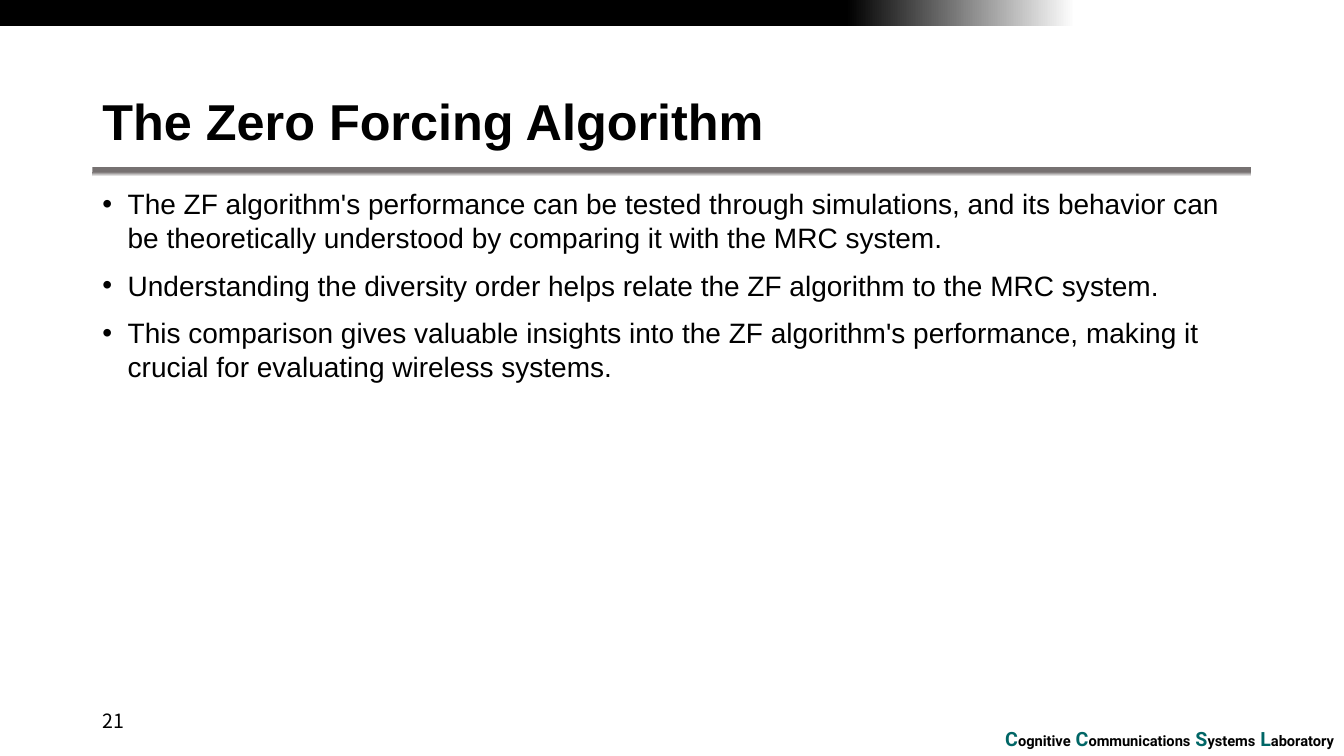
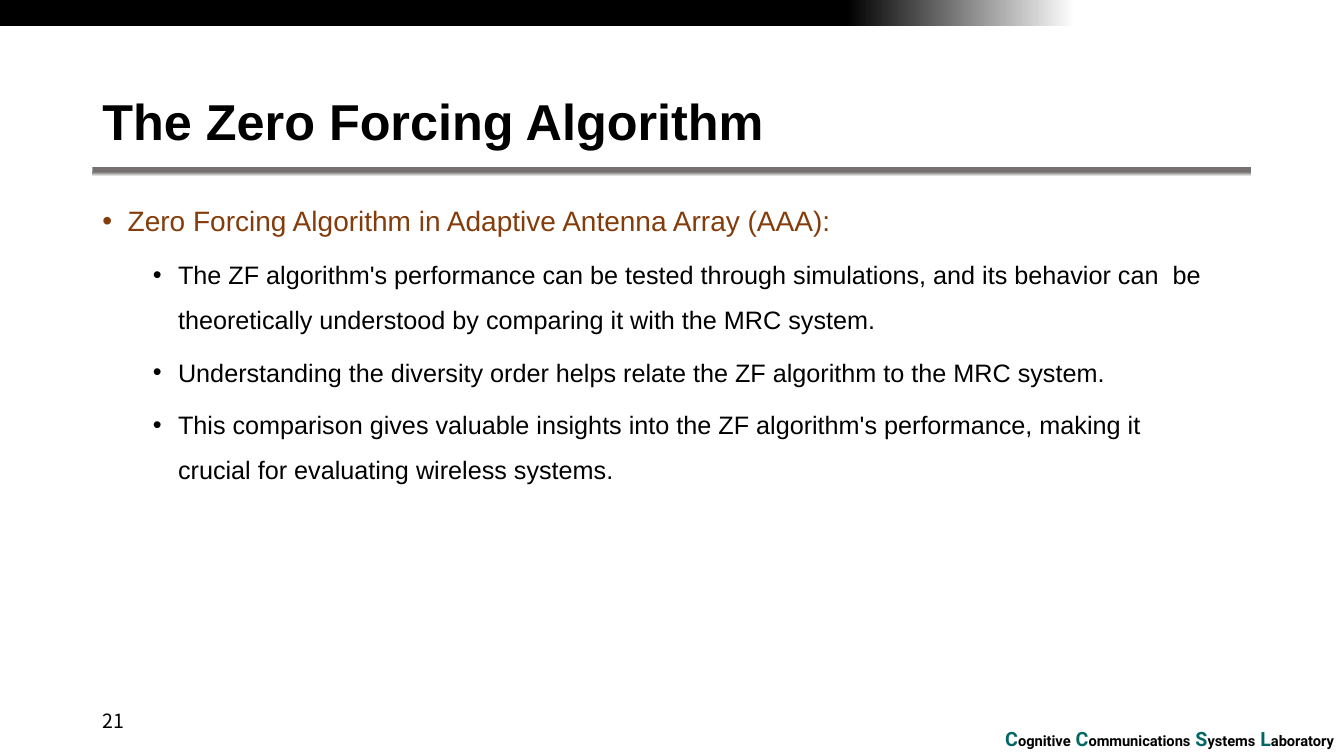
Before and after one commit to RefatHanbat/Presentation-of-SDM, a slide deck: slide 21 of SDM.pptx. Drawn at 1344x756 pixels with LibreOffice and Linux fonts; fonts in the diff are those of the drawing; background and template pictures are left out. Boxes give left, top, right and bottom in pixels: in the first picture for what was removed or moved away, otherwise in the second. Text is boxed around its words. In the diff, an @@ line names an element or a change of style, - is before the commit and + after.

```diff
--- a/SDM.pptx
+++ b/SDM.pptx
@@ text at box(128, 210, 831, 236): paragraph added @@
+• Zero Forcing Algorithm in Adaptive Antenna Array (AAA):
@@ text at box(178, 265, 1201, 485): size 20 to 18 pt in "The ZF algorithm's performance can be tested ...", "Understanding the diversity order helps relate the ...", "This comparison gives valuable insights into the ..."; list level 1 to 2 in "The ZF algorithm's performance can ..."; line spacing 1 to 1.5; list level 1 to 2 in "Understanding the diversity order helps ..."; list level 1 to 2 in "This comparison gives valuable insights ..." @@
```
Also in this commit, not shown: 2 other slides changed, 3 slides added.
